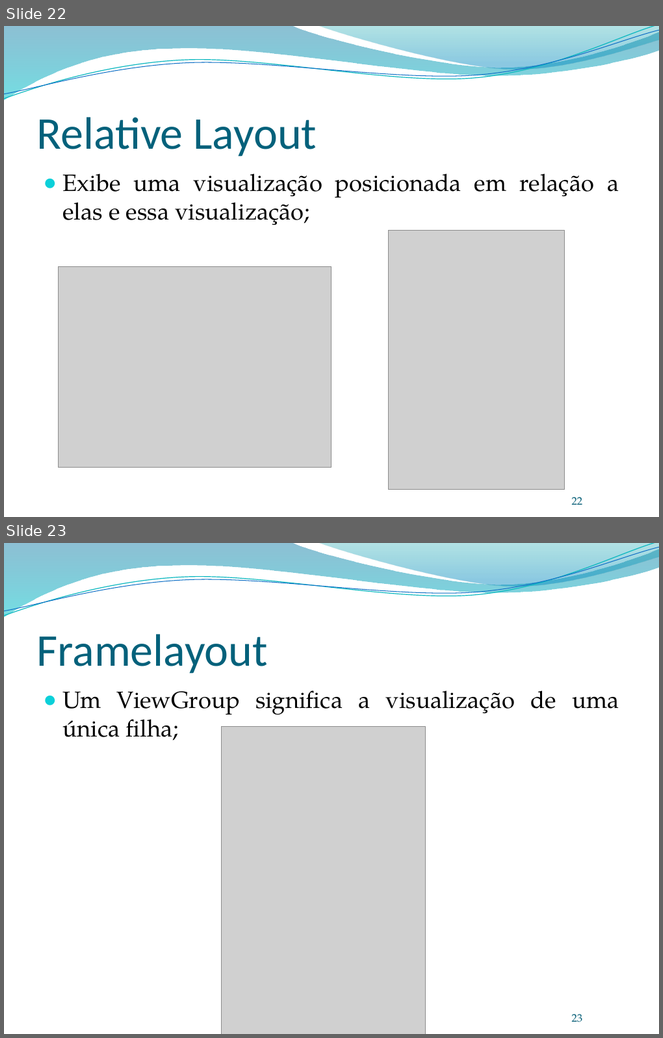
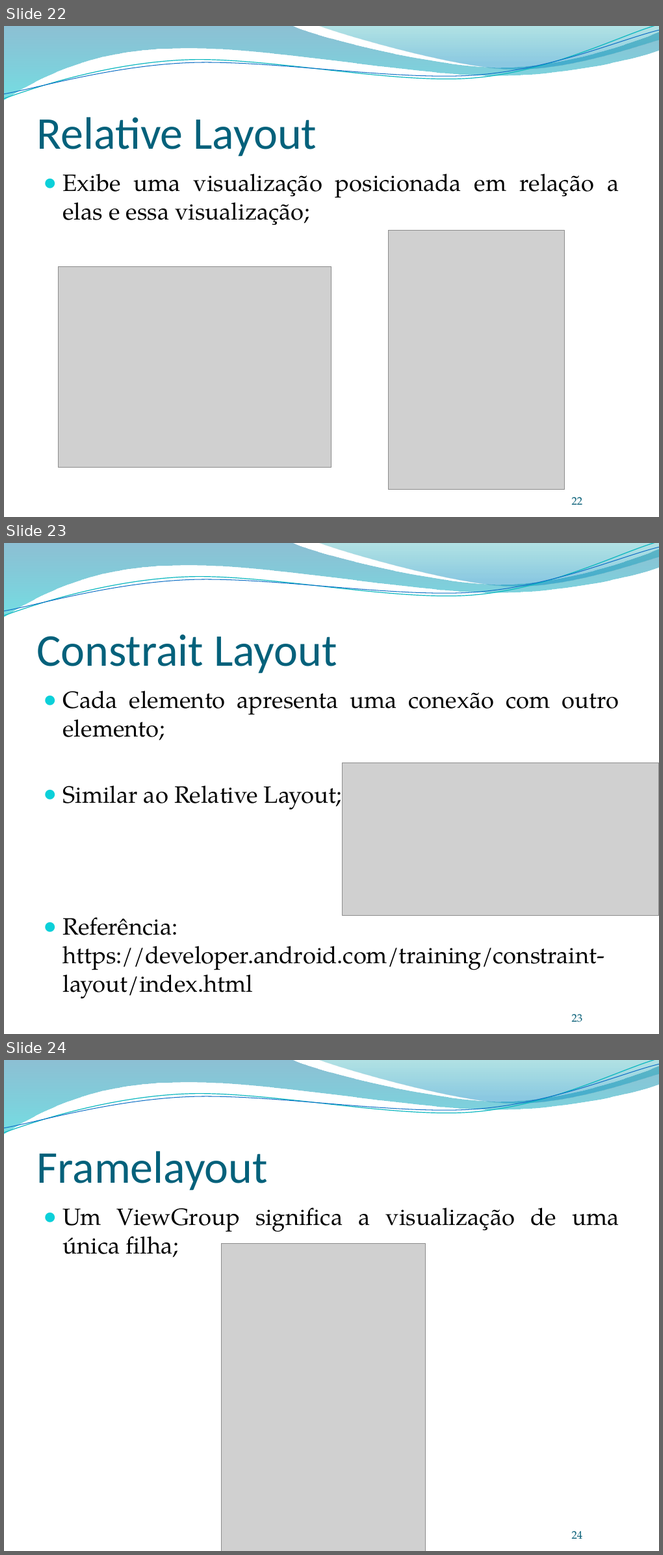
Before and after one commit to LuisLisboa/android, a slide deck: Aula01.pptx. Shown one above the other, each under a label of ours: slides 22 and 23 before the commit, slides 22, 23 and 24 after it. The pictures are 663x1038 and 663x1555 pixels, drawn with LibreOffice and Linux fonts; fonts in the diff are those of the drawing; grey boxes stand for pictures; background and template pictures are left out. Boxes give left, top, right and bottom in pixels: in the first picture for what was removed or moved away, otherwise in the second. Text is boxed around its words. In the diff, an @@ line names an element or a change of style, - is before the commit and + after.

Commit message:
Atualização slide.

```diff
--- a/Aula01.pptx
+++ b/Aula01.pptx
@@ slide 23 added at (x1=4, y1=543, x2=659, y2=1034), background picture (left out); not listed: 4 template elements that a slide beside it also shows @@
@@ title added at (x1=36, y1=635, x2=337, y2=674), 50 pt, text #04617B @@
+Constrait Layout
@@ text added at (x1=63, y1=691, x2=619, y2=999), 26 pt, text #000000 @@
+● Cada elemento apresenta uma conexão com outro elemento;
+● Similar ao Relative Layout;
+● Referência: https://developer.android.com/training/constraint-layout/index.html
@@ picture added at (x1=343, y1=763, x2=659, y2=916) @@
@@ page number added at (x1=572, y1=1014, x2=583, y2=1023), 12 pt, text #045D75 @@
+23
@@ what was slide 23 is now slide 24 @@
@@ page number at (x1=572, y1=1531, x2=583, y2=1539): text changed @@
-23
+24
```
